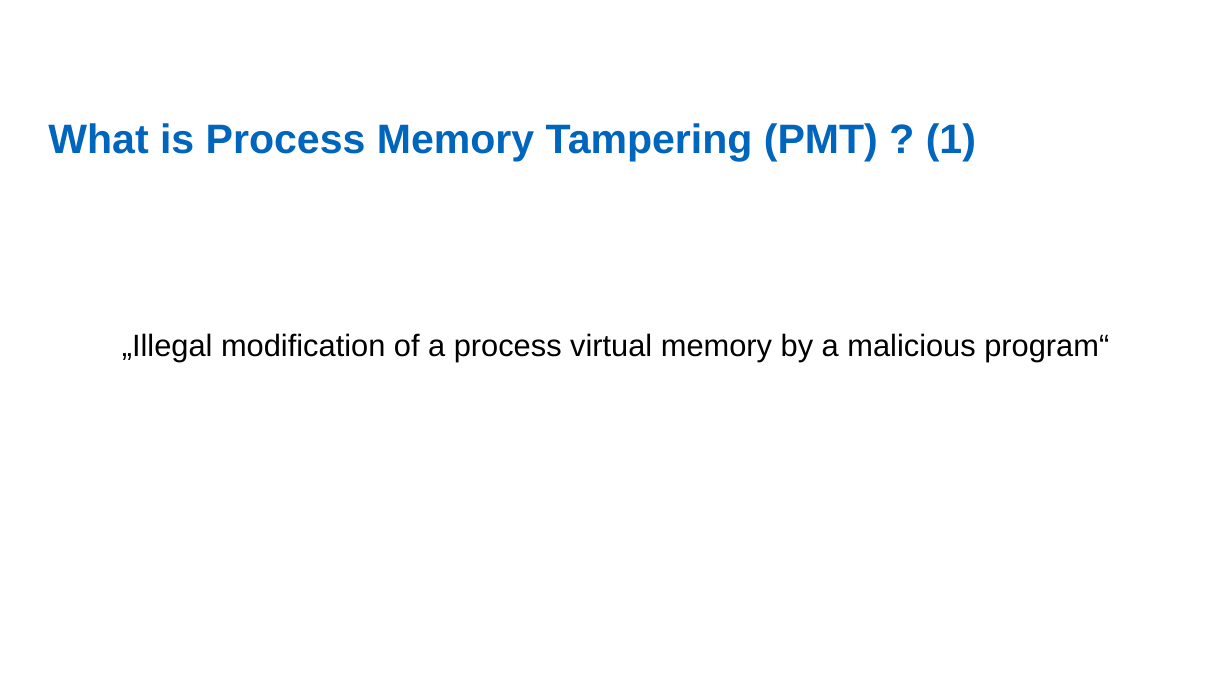
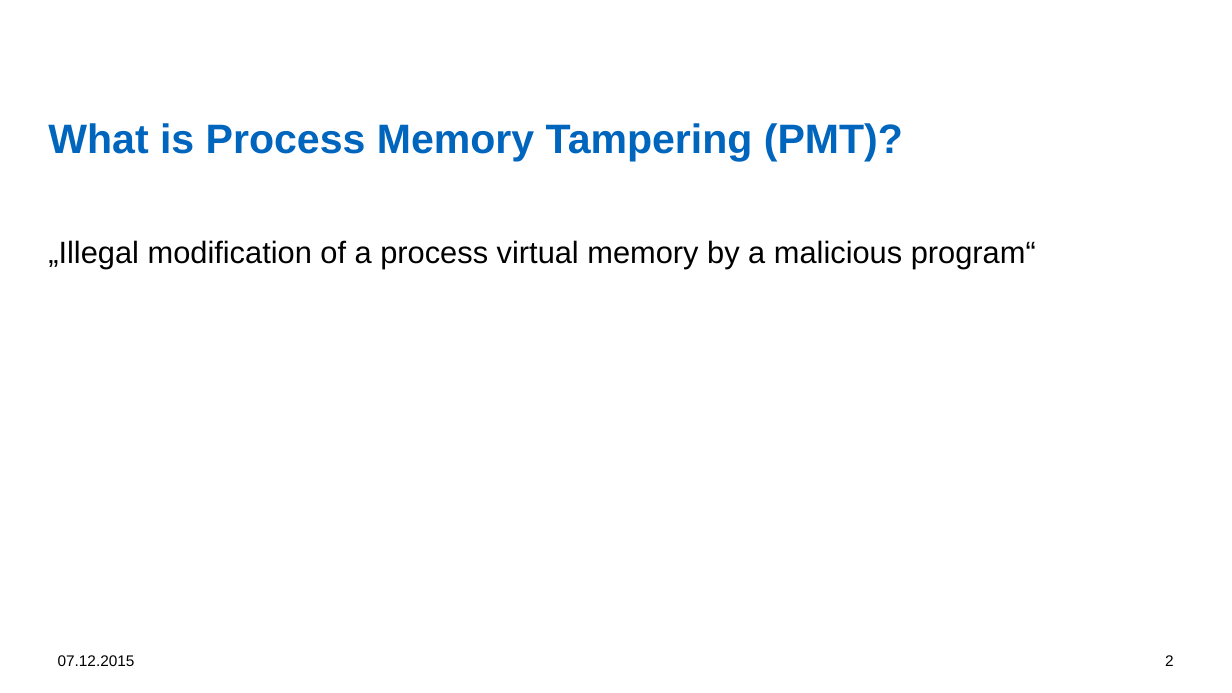
Before and after one commit to dennisfischer/bachelors-thesis, a slide deck: slide 2 of Presentations/Overview of illegal memory modifications - Attacks and Defenses.pptx. Drawn at 1232x693 pixels with LibreOffice and Linux fonts; fonts in the diff are those of the drawing; background and template pictures are left out. Boxes give left, top, right and bottom in pixels: in the first picture for what was removed or moved away, otherwise in the second. Text is boxed around its words. In the diff, an @@ line names an element or a change of style, - is before the commit and + after.

```diff
--- a/Presentations/Overview of illegal memory modifications - Attacks and Defenses.pptx
+++ b/Presentations/Overview of illegal memory modifications - Attacks and Defenses.pptx
@@ title at (48,123,903,161): text changed @@
-What is Process Memory Tampering (PMT) ? (1)
+What is Process Memory Tampering (PMT)?
@@ text "„Illegal modification of a process ..." at (48,240,1036,269): alignment centre to left @@
@@ text added at (58,655,135,666), 12 pt, text #000000 @@
+07.12.2015
@@ page number added at (1165,655,1174,666), 12 pt, text #000000 @@
+2
```
Also in this commit, not shown: 10 other slides changed, 7 slides added, 8 slides removed, 15 other files.
